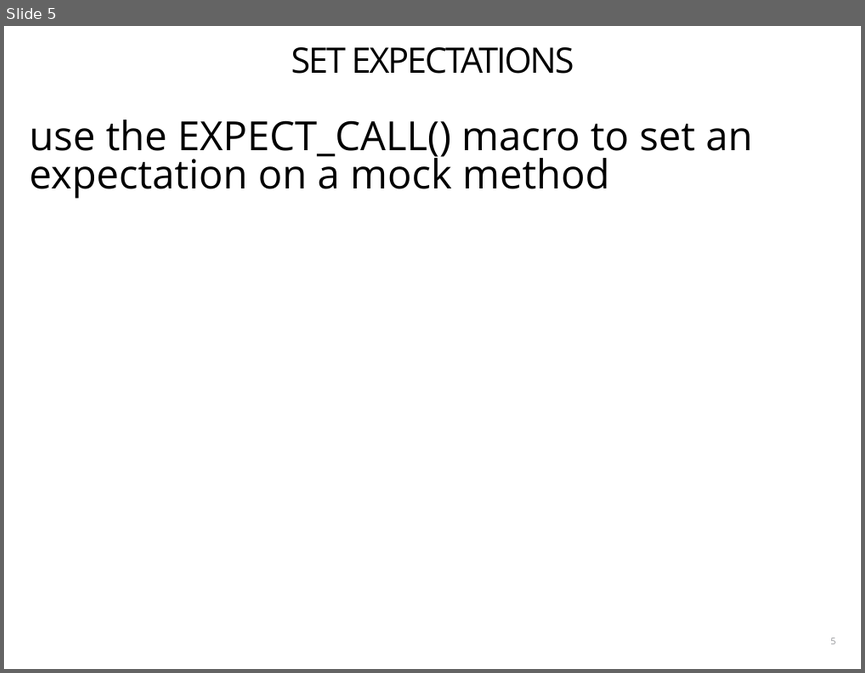
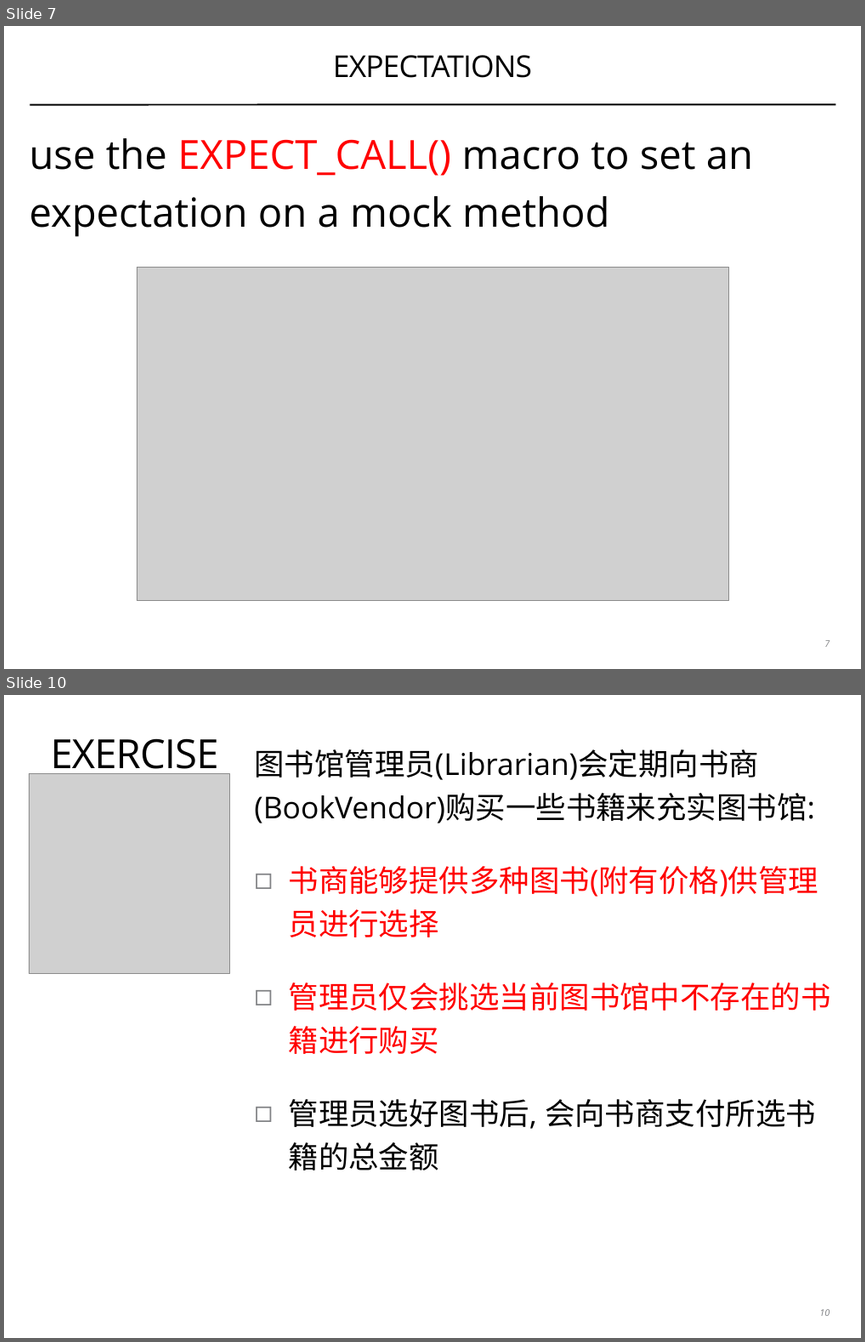
Before and after one commit to coney/cpp-unit-testing, a slide deck: .slides/02-stubs-and-mocks.pptx. Shown one above the other, each under a label of ours: slide 5 before the commit, slides 7 and 10 after it; the slides between them are not shown. The pictures are 865x673 and 865x1342 pixels, drawn with LibreOffice and Linux fonts; fonts in the diff are those of the drawing; grey boxes stand for pictures. Boxes give left, top, right and bottom in pixels: in the first picture for what was removed or moved away, otherwise in the second. Text is boxed around its words. In the diff, an @@ line names an element or a change of style, - is before the commit and + after.

```diff
--- a/.slides/02-stubs-and-mocks.pptx
+++ b/.slides/02-stubs-and-mocks.pptx
@@ slide 10 added at (4, 695, 861, 1338), background #FFFFFF @@
@@ title added at (51, 738, 219, 778), 48 pt, text #000000 @@
+EXERCISE
@@ text added at (254, 749, 831, 1170), 36 pt, text #000000 @@
+图书馆管理员(Librarian)会定期向书商(BookVendor)购买一些书籍来充实图书馆:
+◻ 书商能够提供多种图书(附有价格)供管理员进行选择
+◻ 管理员仅会挑选当前图书馆中不存在的书籍进行购买
+◻ 管理员选好图书后, 会向书商支付所选书籍的总金额
@@ picture added at (30, 773, 229, 973) @@
@@ page number added at (819, 1309, 829, 1315), 11 pt, text #808184, italic @@
+10
@@ what was slide 5 is now slide 7 @@
@@ slide 7 changed as well @@
@@ title at (333, 55, 532, 78): text changed; size 42 to 36 pt @@
-SET EXPECTATIONS
+EXPECTATIONS
@@ text "use the EXPECT_CALL() macro to ..." at (30, 138, 753, 237): text colour #000000 to #FF0000 in "EXPECT_CALL()"; indent changed; line spacing 0.8 to 1.2 @@
@@ line added from (30, 105) to (836, 104), #000000 2 pt @@
@@ picture added at (137, 267, 728, 601) @@
@@ page number at (824, 640, 829, 646): text changed; text colour #929396 to #808184; italic on @@
-5
+7
```
Also in this commit, not shown: 5 other slides changed, 10 other slides added, 4 slides removed.
